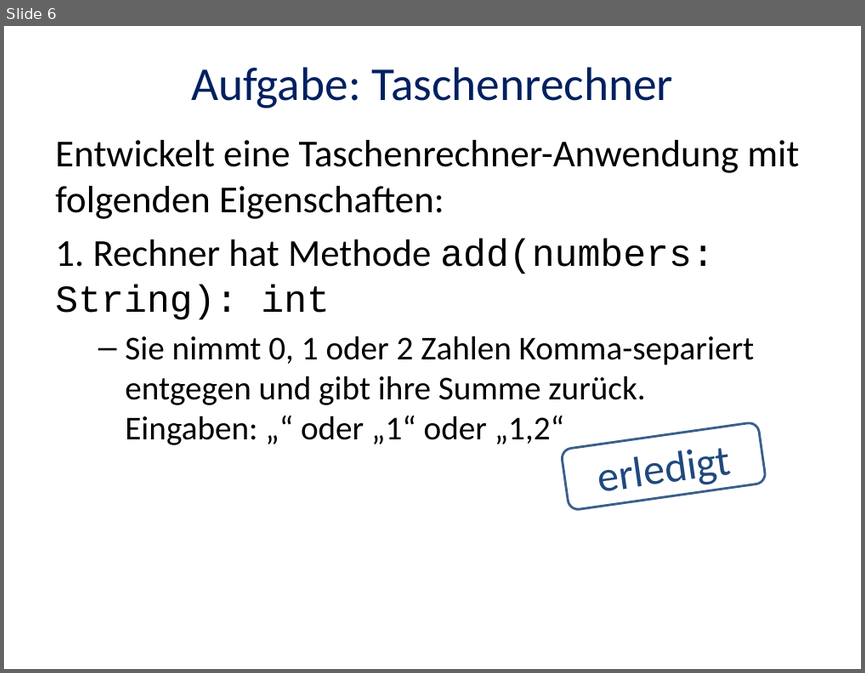
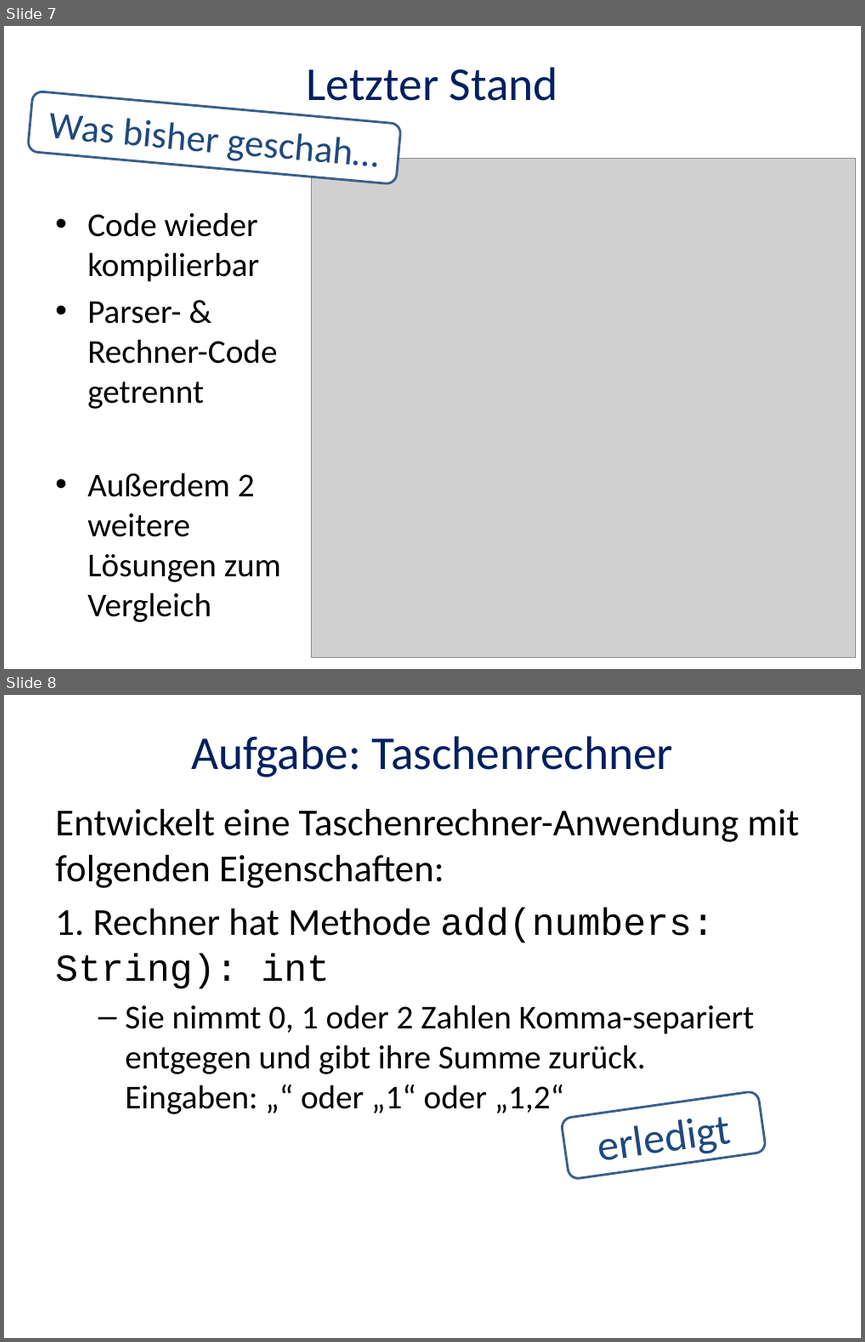
Before and after one commit to trav010/CodingDojoDPA, a slide deck: StringCalculator/doc/Coding-Dojo-2015-02-18.pptx. Shown one above the other, each under a label of ours: slide 6 before the commit, slides 7 and 8 after it. The pictures are 865x673 and 865x1342 pixels, drawn with LibreOffice and Linux fonts; fonts in the diff are those of the drawing; grey boxes stand for pictures. Boxes give left, top, right and bottom in pixels: in the first picture for what was removed or moved away, otherwise in the second. Text is boxed around its words. In the diff, an @@ line names an element or a change of style, - is before the commit and + after.

```diff
--- a/StringCalculator/doc/Coding-Dojo-2015-02-18.pptx
+++ b/StringCalculator/doc/Coding-Dojo-2015-02-18.pptx
@@ slide 7 added at [4,26,861,669], background #FFFFFF @@
@@ title added at [307,67,558,101], 39.6 pt, text #002060 @@
+Letzter Stand
@@ rounded rectangle added at [28,91,401,184], fill #FFFFFF, outline #3A5F8C 2 pt, 32 pt, text #1F497D @@
+Was bisher geschah…
@@ picture added at [311,159,856,658] @@
@@ text added at [87,212,281,582], 28 pt, text #000000 @@
+• Code wieder kompilierbar
+• Parser- &
+  Rechner-Code getrennt
+• Außerdem 2 weitere Lösungen zum Vergleich
@@ what was slide 6 is now slide 8 @@
```
Also in this commit, not shown: 3 slides changed, 7 other slides added, 2 slides removed.
